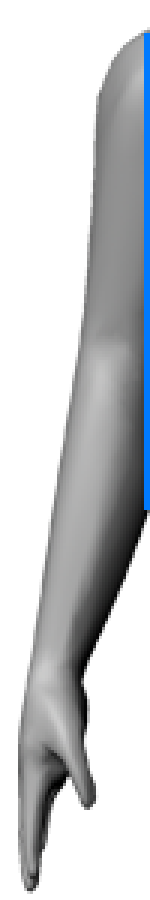
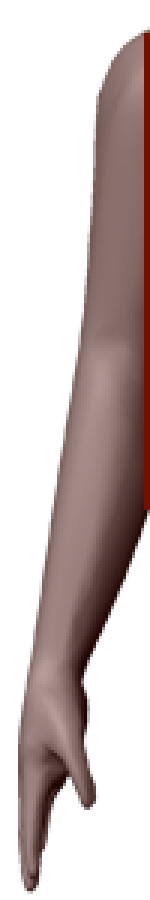
Layered file, before and after one edit (w=150, h=900). Changes by layer:
painted on "Separator" over [144, 33, 150, 510]
